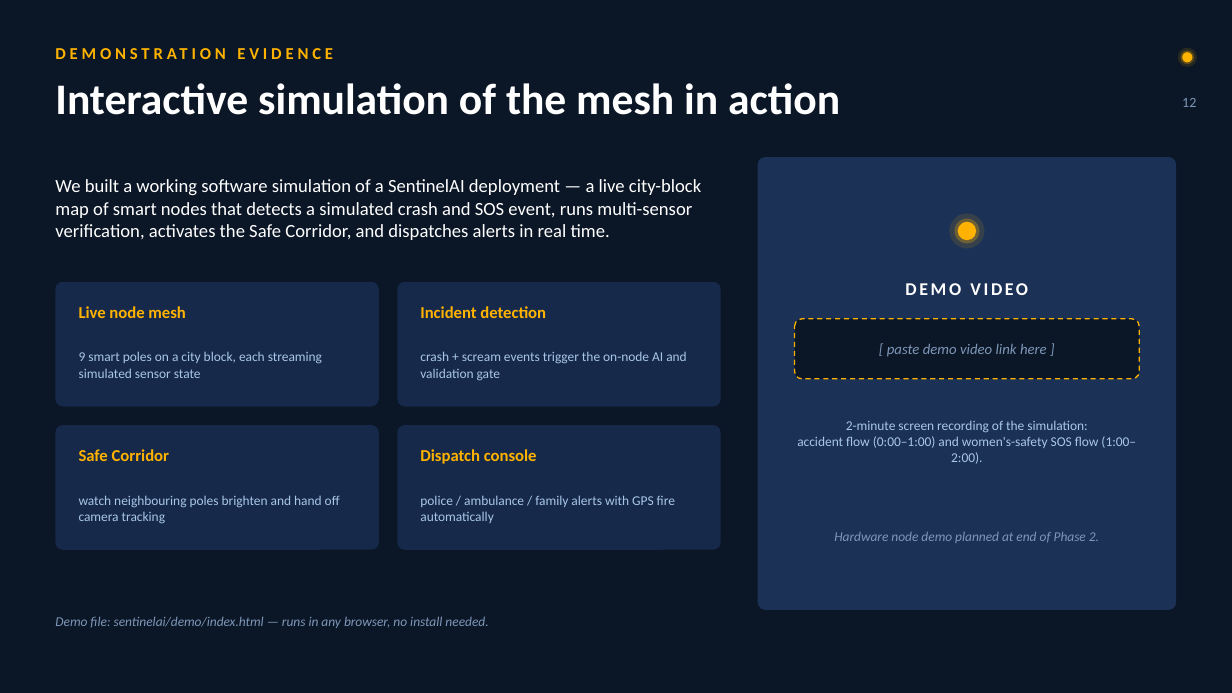
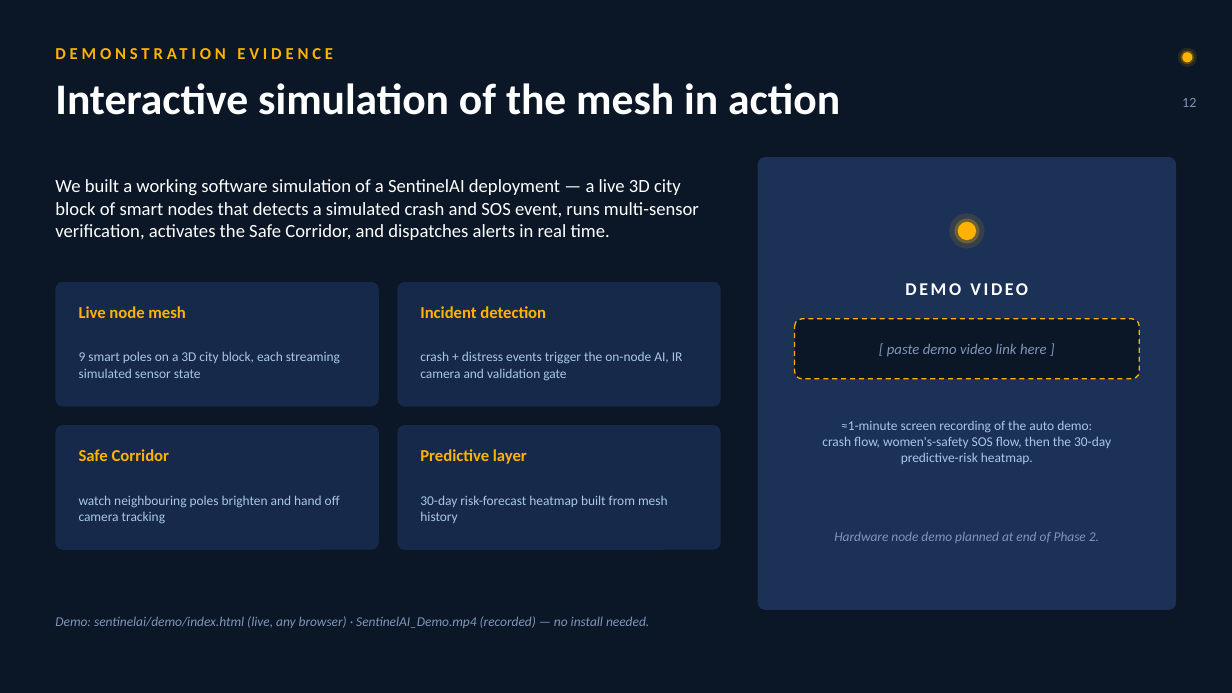
Before and after one commit to saatwik-1157/project_PathAhead, a slide deck: slide 12 of sentinelai/SentinelAI_Execution_Plan.pptx. Drawn at 1232x693 pixels with LibreOffice and Linux fonts; fonts in the diff are those of the drawing. Boxes give left, top, right and bottom in pixels: in the first picture for what was removed or moved away, otherwise in the second. Text is boxed around its words. In the diff, an @@ line names an element or a change of style, - is before the commit and + after.

```diff
--- a/sentinelai/SentinelAI_Execution_Plan.pptx
+++ b/sentinelai/SentinelAI_Execution_Plan.pptx
@@ text at [55, 179, 699, 240]: text changed @@
-We built a working software simulation of a SentinelAI deployment — a live city-block map of smart nodes that detects a simulated crash and SOS event, runs multi-sensor verification, activates the Safe Corridor, and dispatches alerts in real time.
+We built a working software simulation of a SentinelAI deployment — a live 3D city block of smart nodes that detects a simulated crash and SOS event, runs multi-sensor verification, activates the Safe Corridor, and dispatches alerts in real time.
@@ text at [79, 351, 340, 378]: text changed @@
-9 smart poles on a city block, each streaming simulated sensor state
+9 smart poles on a 3D city block, each streaming simulated sensor state
@@ text at [420, 351, 683, 381]: text changed @@
-crash + scream events trigger the on-node AI and validation gate
+crash + distress events trigger the on-node AI, IR camera and validation gate
@@ text at [420, 449, 527, 464]: text changed @@
-Dispatch console
+Predictive layer
@@ text at [822, 421, 1111, 464]: text changed @@
-2-minute screen recording of the simulation:
-accident flow (0:00–1:00) and women's-safety SOS flow (1:00–2:00).
+≈1-minute screen recording of the auto demo:
+crash flow, women's-safety SOS flow, then the 30-day predictive-risk heatmap.
@@ text at [420, 495, 668, 523]: text changed @@
-police / ambulance / family alerts with GPS fire automatically
+30-day risk-forecast heatmap built from mesh history
@@ text at [55, 616, 649, 628]: text changed @@
-Demo file: sentinelai/demo/index.html — runs in any browser, no install needed.
+Demo: sentinelai/demo/index.html (live, any browser) · SentinelAI_Demo.mp4 (recorded) — no install needed.
```
Also in this commit, not shown: 4 other files.
